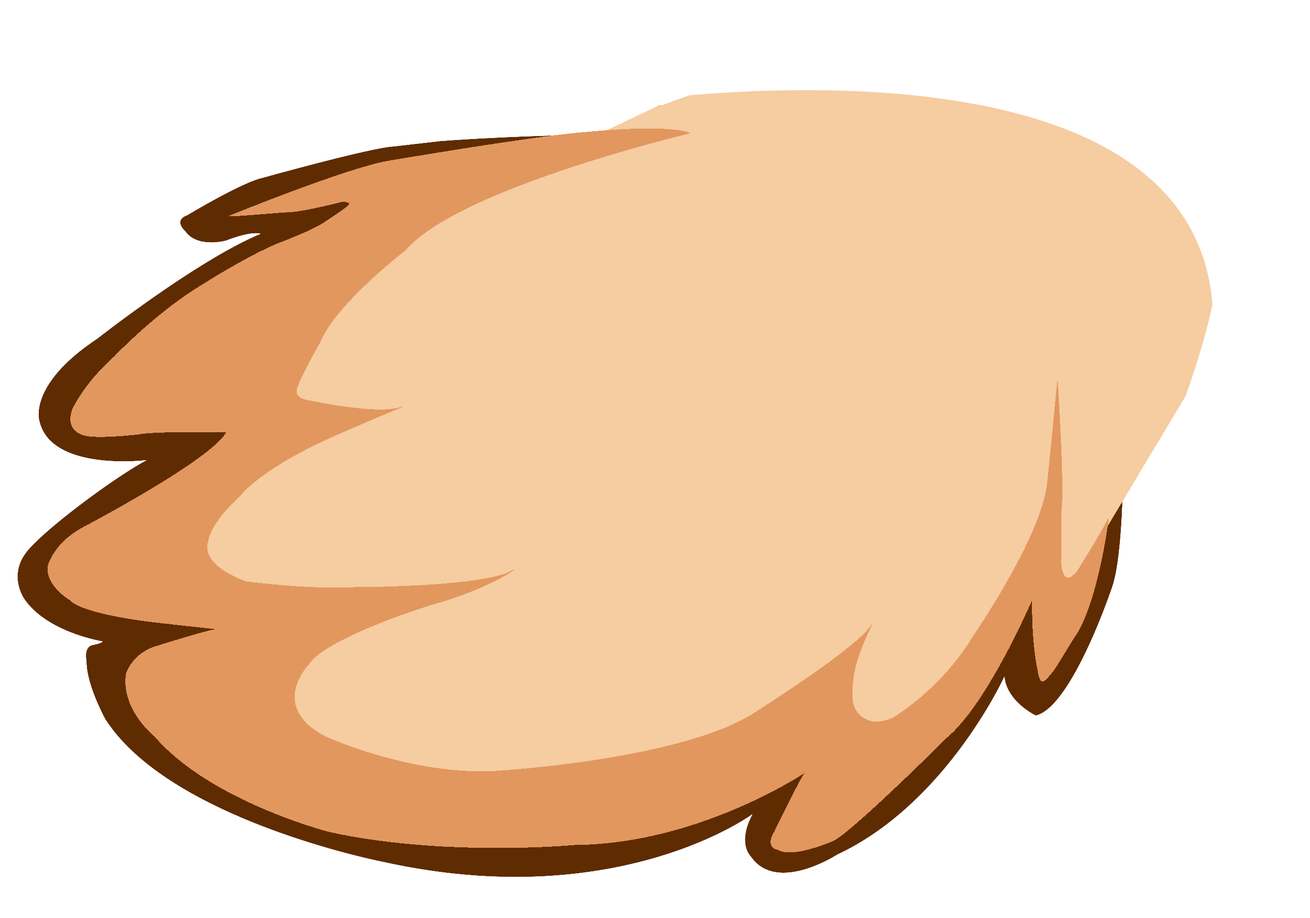
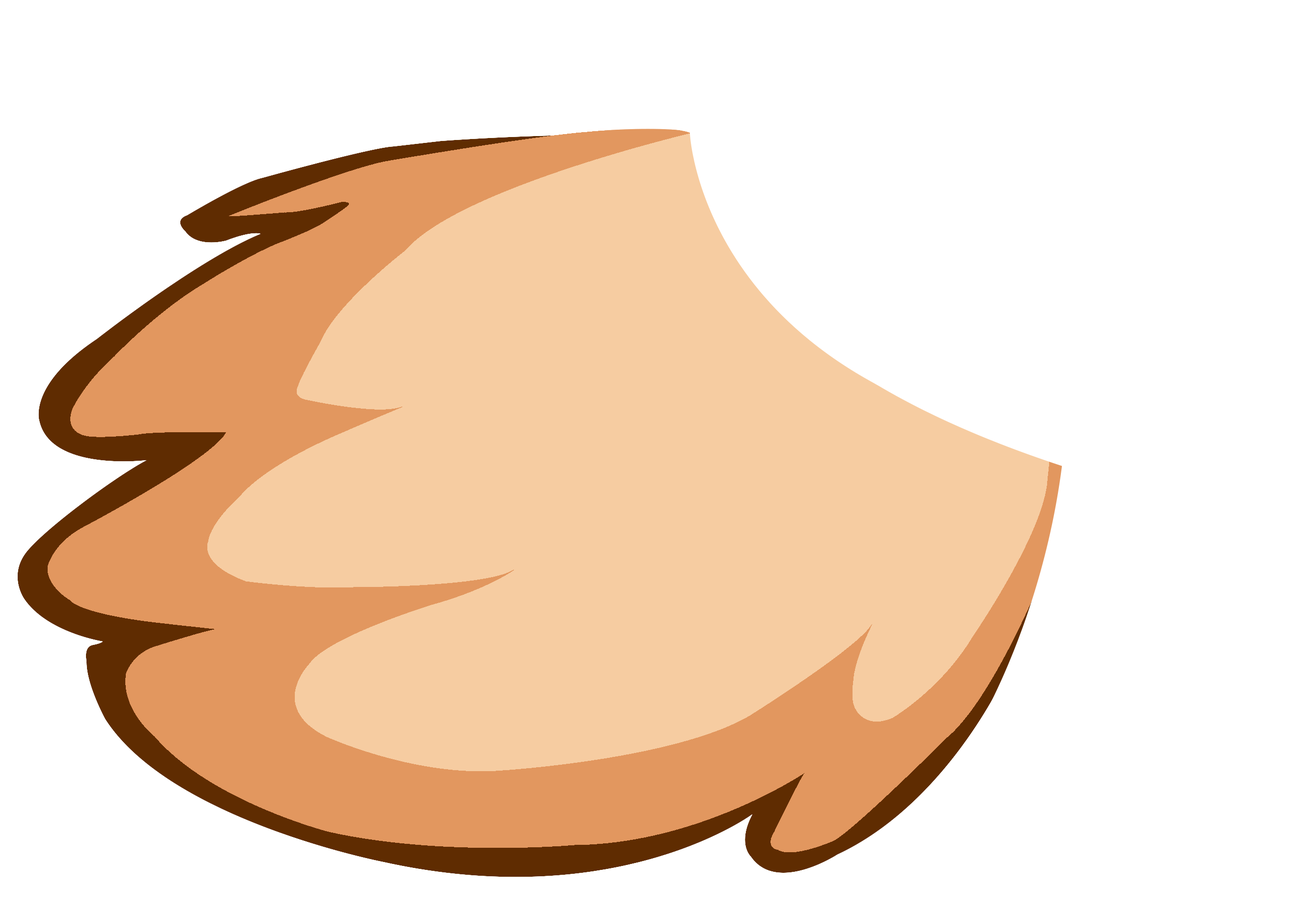
The second 1310×918 image is a revision of the first. Changes to its layers:
painted on "Katman 1" over [592, 89, 1213, 717]
